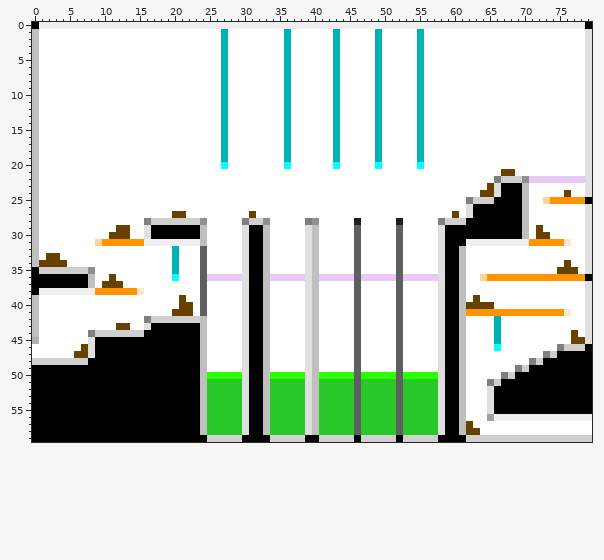
Two states of a sprite sheet, source/level_data/layouts/level1/layer2.png. This is how it looked before the edit.
The file is 80x60 pixels.
New version:
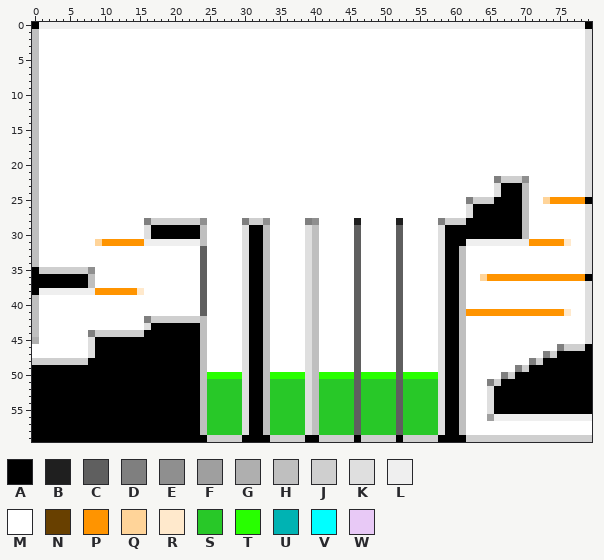
Palette (. is transparent): A #000000  B #1f1f1f  C #5f5f5f  D #7f7f7f  E #8f8f8f  F #9f9f9f  G #afafaf  H #bfbfbf  J #cfcfcf  K #dfdfdf  L #efefef  M #ffffff  N #684000  P #ff9400  Q #ffd499  R #ffe9cc  S #28c828  T #28ff00  U #00b3b3  V #00ffff  W #e8c9f6
Edits made:
y 1..19: x 27 U -> M; x 36 U -> M; x 43 U -> M; x 49 U -> M; x 55 U -> M
y 20: x 27 V -> M; x 36 V -> M; x 43 V -> M; x 49 V -> M; x 55 V -> M
y 21: x 67..68 NN -> MM
y 22: x 71..78 WWWWWWWW -> MMMMMMMM
y 23: x 65 N -> M
y 24: x 64..65 NN -> MM; x 76 N -> M
y 27: x 20..21 NN -> MM; x 31 N -> M; x 60 N -> M
y 29: x 12..13 NN -> MM; x 72 N -> M
y 30: x 11..13 NNN -> MMM; x 72..73 NN -> MM
y 32: x 20 U -> M
y 33: x 2..3 NN -> MM; x 20 U -> M
y 34: x 1..4 NNNN -> MMMM; x 20 U -> M; x 76 N -> M
y 35: x 20 U -> M; x 75..77 NNN -> MMM
y 36: x 11 N -> M; x 20 V -> M; x 25..29 WWWWW -> MMMMM; x 34..38 WWWWW -> MMMMM; x 41..45 WWWWW -> MMMMM; x 47..51 WWWWW -> MMMMM; x 53..57 WWWWW -> MMMMM
y 37: x 10..12 NNN -> MMM
y 39: x 21 N -> M; x 63 N -> M
y 40: x 21..22 NN -> MM; x 62..65 NNNN -> MMMM
y 41: x 20..22 NNN -> MMM
y 42: x 66 U -> M
y 43: x 12..13 NN -> MM; x 66 U -> M
y 44: x 66 U -> M; x 77 N -> M
y 45: x 66 U -> M; x 77..78 NN -> MM
y 46: x 7 N -> M; x 66 V -> M
y 47: x 6..7 NN -> MM
y 57: x 62 N -> M
y 58: x 62..63 NN -> MM
